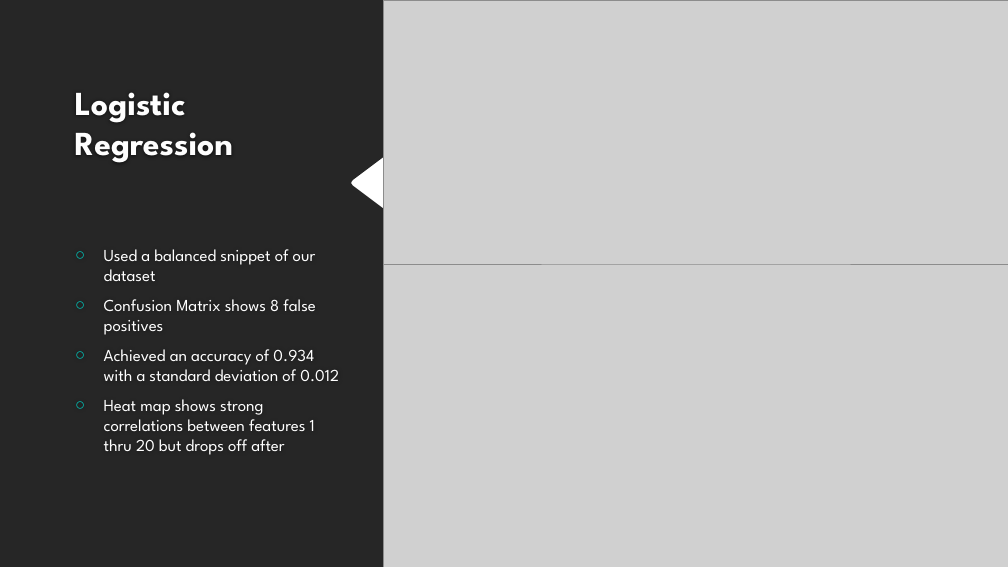
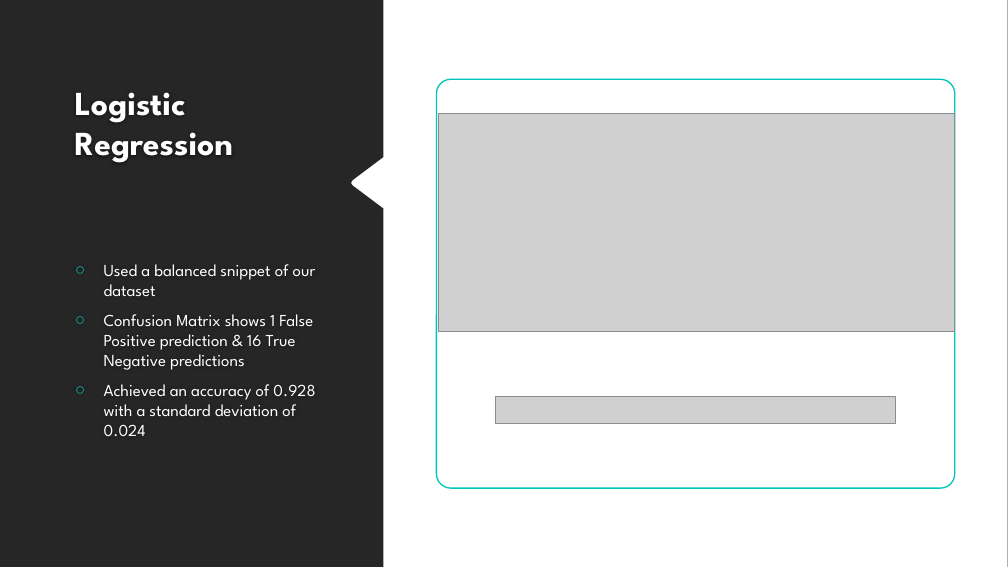
Before and after one commit to Sal-r/Credit-Card-Fraud, a slide deck: slide 7 of Presentation/Credit_Card_Fraud_Presentation.pptx. Drawn at 1008x567 pixels with LibreOffice and Linux fonts; fonts in the diff are those of the drawing; grey boxes stand for pictures; background and template pictures are left out. Boxes give left, top, right and bottom in pixels: in the first picture for what was removed or moved away, otherwise in the second. Text is boxed around its words. In the diff, an @@ line names an element or a change of style, - is before the commit and + after.

Commit message:
Presentation

```diff
--- a/Presentation/Credit_Card_Fraud_Presentation.pptx
+++ b/Presentation/Credit_Card_Fraud_Presentation.pptx
@@ picture: place and size @@
-picture at [383, 0, 1008, 264]
+picture at [439, 113, 955, 331]
@@ picture removed at [383, 222, 1008, 567] @@
@@ text at [104, 314, 315, 436]: text changed @@
-○ Confusion Matrix shows 8 false positives
-○ Achieved an accuracy of 0.934 with a standard deviation of 0.012
-○ Heat map shows strong correlations between features 1 thru 20 but drops off after
+○ Confusion Matrix shows 1 False Positive prediction & 16 True Negative predictions
+○ Achieved an accuracy of 0.928 with a standard deviation of 0.024
@@ picture added at [495, 396, 895, 423] @@
```
Also in this commit, not shown: 1 other slide changed, 2 other files.
